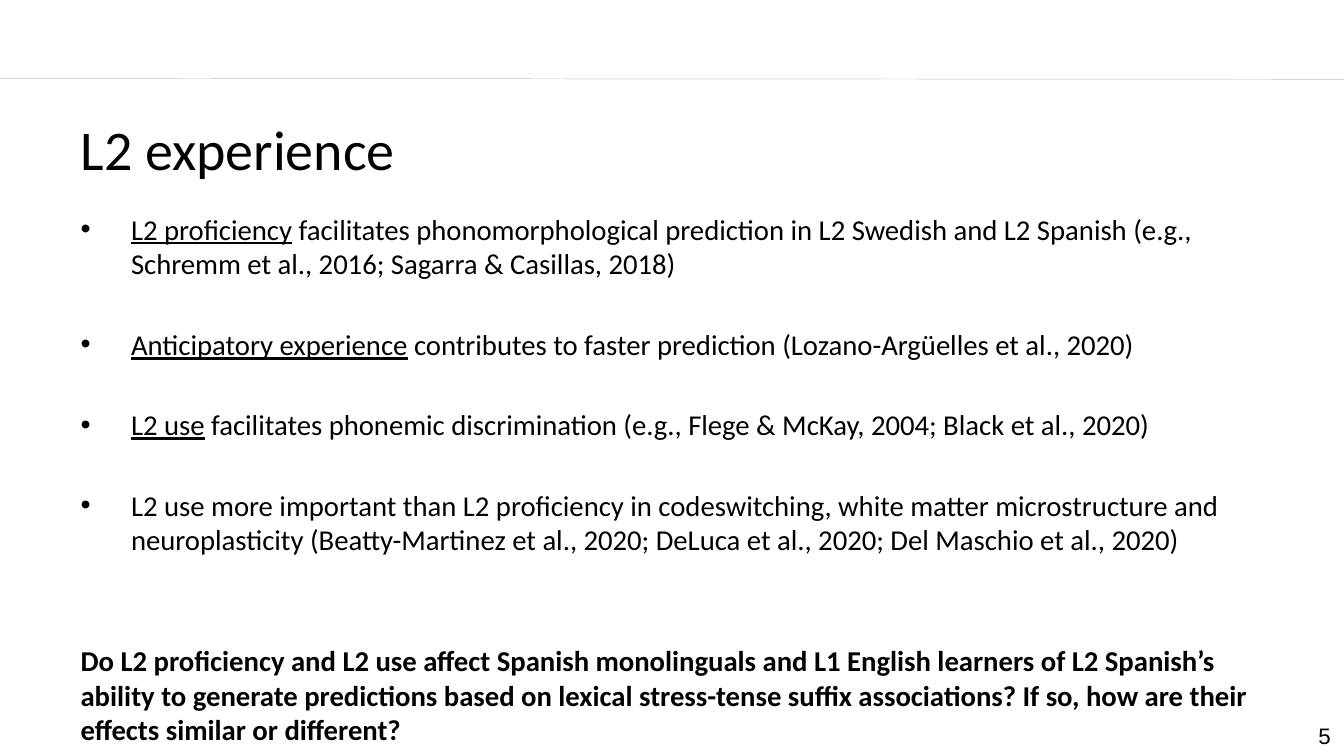
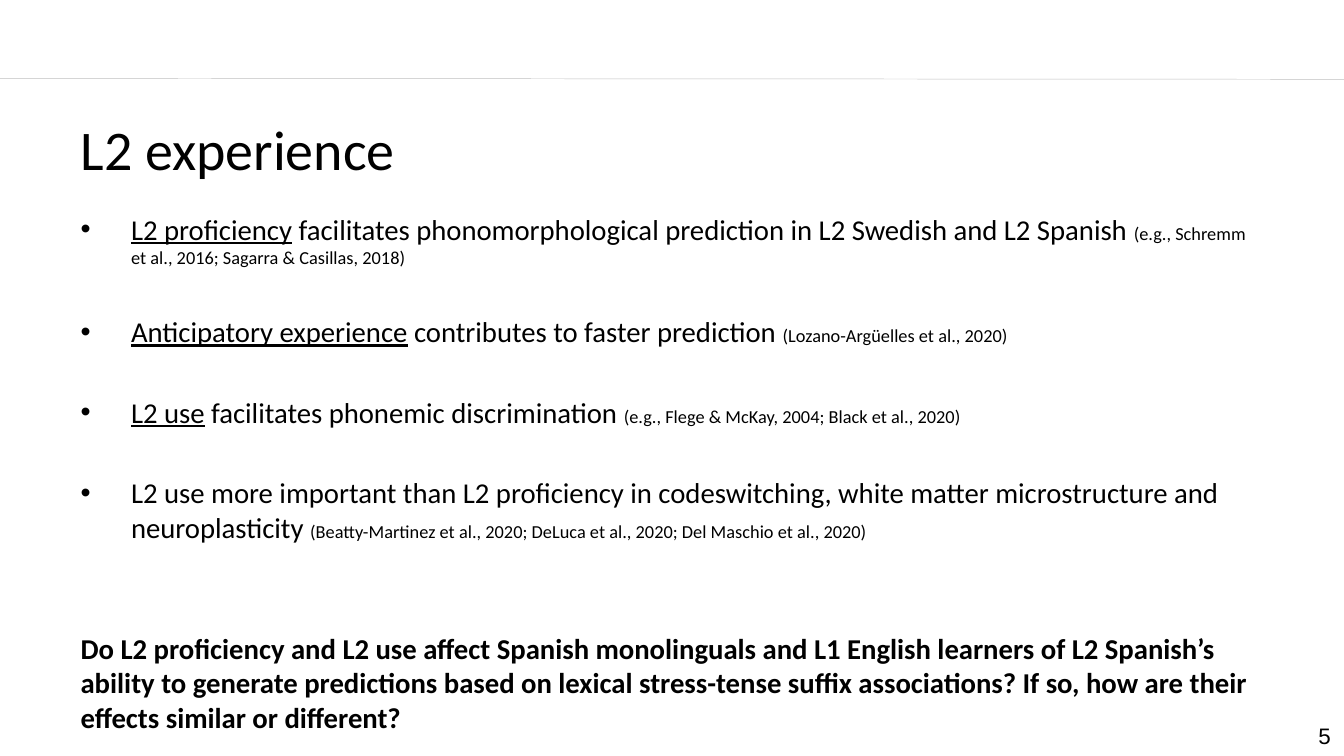
Before and after one commit to laurafdeza/Dissertation, a slide deck: slide 5 of ru_defense_slides.pptx. Drawn at 1344x756 pixels with LibreOffice and Linux fonts; fonts in the diff are those of the drawing; background and template pictures are left out. Boxes give left, top, right and bottom in pixels: in the first picture for what was removed or moved away, otherwise in the second. Text is boxed around its words. In the diff, an @@ line names an element or a change of style, - is before the commit and + after.

```diff
--- a/ru_defense_slides.pptx
+++ b/ru_defense_slides.pptx
@@ text at bbox=[131, 220, 1245, 543]: size 15.4 to 9.8 pt in "(e.g., Schremm et al., 2016; Sagarra & ...", "(Lozano-Argüelles et al., 2020)", "(e.g., Flege & McKay, 2004; Black et ...", "(Beatty-Martinez et al., 2020; DeLuca et al., ..."; less space between paragraphs @@
```
Also in this commit, not shown: 8 other slides changed, 1 slide added, 1 other file.
